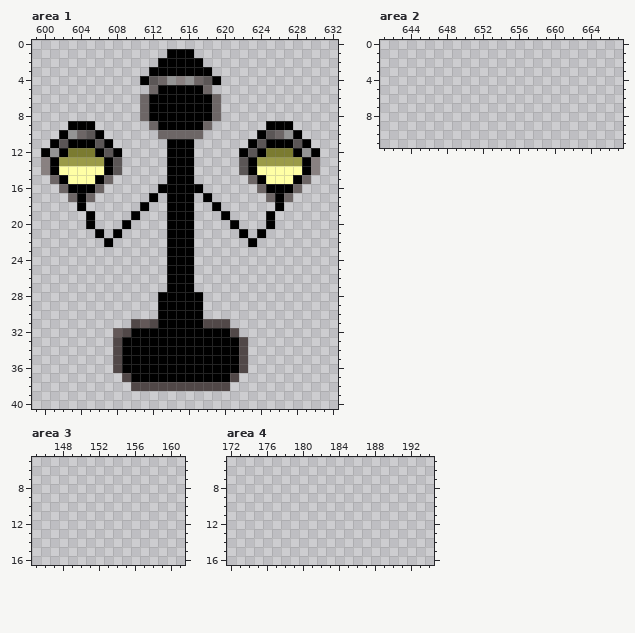
Two versions of one pixel-art file, Sprites, Artwork/spr_floor_tiileset.aseprite. The picture above was drawn from the file before the commit.
808x128 pixels, 1 frame. Colours within 5 levels of each other are drawn and written as one. Shown: area 1: x 599..632, y 0..40; area 2: x 641..667, y 0..11; area 3: x 145..161, y 5..16; area 4: x 172..194, y 5..16. The commit also changed other parts of the picture, which this record leaves out.
And afterwards:
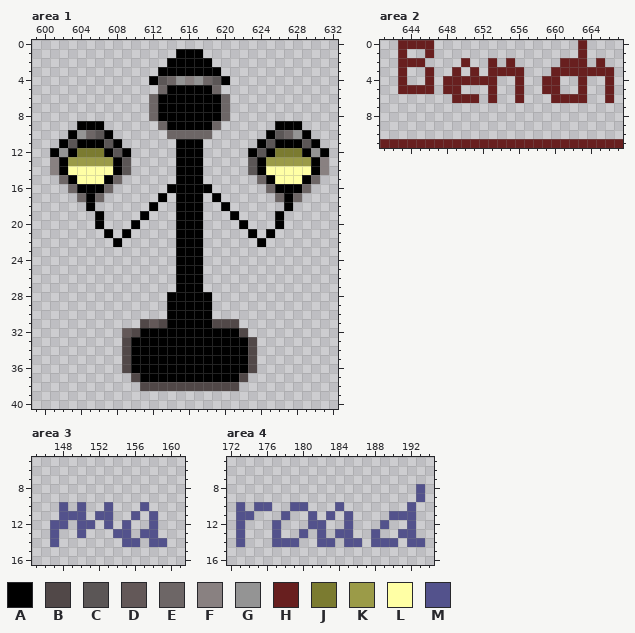
Palette (. is transparent): A #000000  B #514848  C #5b5656  D #635858  E #6d6666  F #898181  G #949494  H #681f1f  J #7b7b30  K #9b9b48  L #ffffa5  M #53528c
The exact change:
Changed rows in their new state; - is an unchanged pixel.
Area 1:
first column x 600:
 1 --------------.--A--------------
 2 -------------.----A-------------
 3 ------------.------A------------
 4 -----------.ACEGFGECA-----------
 5 ------------.E----AE------------
 6 -----------.E------AE-----------
 7 -----------.E------AE-----------
 8 -----------.E------AE-----------
 9 ---.--A-----.E----AE-----.--A---
10 --.AGECA-----.----E-----.ACEGA--
11 -.AC--ACA-----.--A-----.AC--ACA-
12 .AGA--JACA----.--A----.ACA--JAGA
13 .FA----KAC----.--A----.CA----KAF
14 .FA----LAC----.--A----.CA----LAF
15 -.EA--LAE-----.--A-----.EA--LAE-
16 --.E--AE-----.----A-----.E--AE--
17 ---.EAE-----.A.--A.A-----.EAE---
18 ----.A-----.A-.--A-.A-----.A----
19 -----.A---.A--.--A--.A---.A-----
20 -----.A--.A---.--A---.A--.A-----
21 ------.A.A----.--A----.A.A------
22 -------.A-----.--A-----.A-------
23 --------------.--A--------------
24 --------------.--A--------------
25 --------------.--A--------------
26 --------------.--A--------------
27 --------------.--A--------------
28 -------------.----A-------------
29 -------------.----A-------------
30 -------------.----A-------------
31 ----------.BDB----A--B----------
32 --------.DB----------AB---------
33 --------.B------------AB--------
34 --------.B------------AB--------
35 --------.B------------AB--------
36 --------.B------------AB--------
37 ---------.B----------AB---------
38 ----------.----------B----------
Area 2:
first column x 643:
 0 HHHH----------------H---
 1 H--H----------------H---
 2 HHH----H--H-H-----HHH-H-
 3 H--H--H-H-HHHH---HHHHHHH
 4 H--H-HHHHHH--H--HH--H--H
 5 HHHH-HH---H--H--HH--H--H
 6 ------HHH-H--H---HHHH--H
first column x 641:
11 HHHHHHHHHHHHHHHHHHHHHHHHHHH
Area 3:
first column x 147:
10 -M-M--M---M--
11 -MMM-MM--M-M-
12 MM-MM-M-M--M-
13 M--M---MM-MM-
14 M-------MM-MM
Area 4:
first column x 173:
 8 --------------------M
 9 --------------------M
10 M-MM--MM---M-------M-
11 MM---M--M-M-M----MMM-
12 M---M---MM--M---M--M-
13 M---M--M-M-MM--M--MM-
14 M---MMM--MM-MM-MMM-MM
